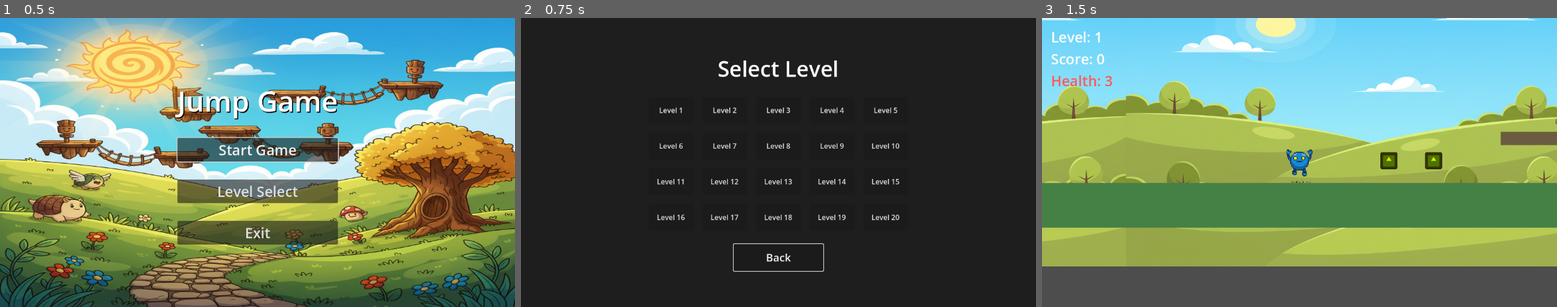
Above: before the commit, frames 1-3 (left to right).
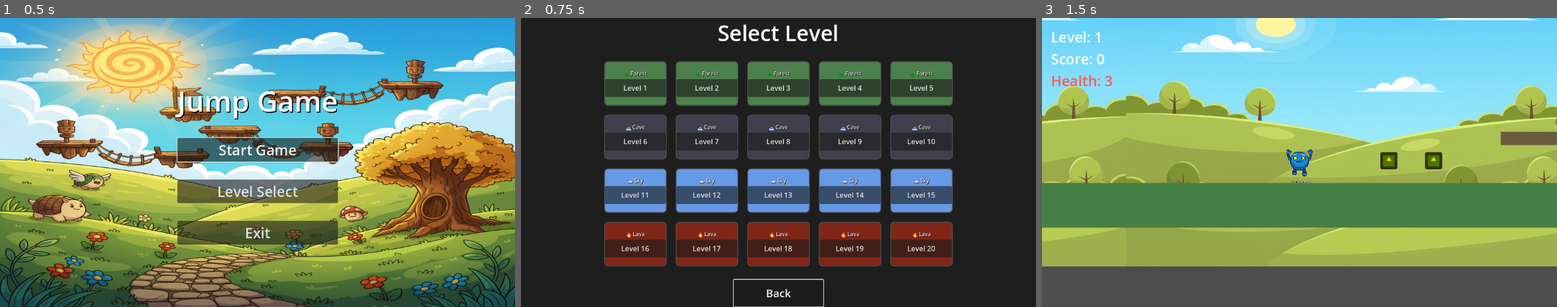
Above: after the commit, the same moments.

Repository: Paul-Hoke/2d-scroller-game
Game: Godot game, scene res://scenes/ui/TitleScreen.tscn
The game is run twice, just before and just after one commit, with the same random seed, the same clock (stepped at 60 frames per second) and the same inputs. The engine's default icon, where the game draws it, is replaced by a stand-in: a white triangle on a blue panel in a dark square.
Inputs:
- Up to frame 1 (0.5 s): no input
- Up to frame 2 (0.75 s): click "Level Select" at 0.5 s
- Up to frame 3 (1.5 s): click "Level 1" at 1.25 s

Frame 1 is identical in both runs. In frame 2, 36% of the frame differs, in the area x 16-84%, y 2-100%; in frame 3, nothing differs.

Commit message:
Add themed preview backgrounds to level select tiles
Enhanced level select screen with visual theme previews:
- Each level tile now shows its theme (Forest, Cave, Sky, Lava)
- Background colors match the level's theme
- Added theme emoji indicators (🌲 🗻 ☁️ 🔥)
- Rounded corners with borders for better visual appeal
- Improved layout with PanelContainer for each tile

Level themes:
- Levels 1-5: Forest theme (green)
- Levels 6-10: Cave theme (gray)
- Levels 11-15: Sky theme (blue)
- Levels 16-20: Lava theme (red/orange)

Fixes #21

Co-Authored-By: Claude Sonnet 4.5 <noreply@anthropic.com>

Diff:
--- a/scripts/ui/LevelSelect.gd
+++ b/scripts/ui/LevelSelect.gd
@@ -10,16 +10,56 @@
 func _generate_buttons():
 	for i in 20:
 		var level_num = i + 1
+
+		# Create button container with preview background
+		var container = PanelContainer.new()
+		container.custom_minimum_size = Vector2(140, 100)
+
+		# Create stylebox for the panel background based on theme
+		var theme_color = _get_theme_color(level_num)
+		var style = StyleBoxFlat.new()
+		style.bg_color = theme_color
+		style.corner_radius_top_left = 8
+		style.corner_radius_top_right = 8
+		style.corner_radius_bottom_left = 8
+		style.corner_radius_bottom_right = 8
+		style.border_width_left = 2
+		style.border_width_right = 2
+		style.border_width_top = 2
+		style.border_width_bottom = 2
+		style.border_color = Color(0.3, 0.3, 0.3, 1)
+
+		container.add_theme_stylebox_override("panel", style)
+
+		# Create VBox for layout
+		var vbox = VBoxContainer.new()
+		vbox.alignment = BoxContainer.ALIGNMENT_CENTER
+		container.add_child(vbox)
+
+		# Add theme label
+		var theme_label = Label.new()
+		theme_label.text = _get_theme_name(level_num)
+		theme_label.horizontal_alignment = HORIZONTAL_ALIGNMENT_CENTER
+		theme_label.add_theme_font_size_override("font_size", 12)
+		theme_label.add_theme_color_override("font_color", Color(0.9, 0.9, 0.9, 1))
+		theme_label.add_theme_color_override("font_shadow_color", Color(0, 0, 0, 0.8))
+		theme_label.add_theme_constant_override("shadow_offset_x", 1)
+		theme_label.add_theme_constant_override("shadow_offset_y", 1)
+		vbox.add_child(theme_label)
+
+		# Add button
 		var btn = Button.new()
 		btn.text = "Level " + str(level_num)
-		btn.custom_minimum_size = Vector2(100, 60)
+		btn.custom_minimum_size = Vector2(120, 40)
 
 		var path = "res://scenes/Main.tscn"
 		if level_num > 1:
 			path = "res://scenes/levels/Level" + str(level_num) + ".tscn"
 
 		btn.pressed.connect(_on_level_pressed.bind(path))
-		grid.add_child(btn)
+		vbox.add_child(btn)
+
+		grid.add_child(container)
 
 func _on_level_pressed(path):
 	get_tree().paused = false
@@ -27,3 +67,27 @@
 
 func _on_back_button_pressed():
 	get_tree().change_scene_to_file("res://scenes/ui/TitleScreen.tscn")
+
+func _get_theme_name(level_num: int) -> String:
+	if level_num > 15:
+		return "🔥 Lava"
+	elif level_num > 10:
+		return "☁️ Sky"
+	elif level_num > 5:
+		return "🗻 Cave"
+	else:
+		return "🌲 Forest"
+
+func _get_theme_color(level_num: int) -> Color:
+	if level_num > 15:
+		# Lava theme - red/orange
+		return Color(0.5, 0.15, 0.1, 1)
+	elif level_num > 10:
+		# Sky theme - blue/white
+		return Color(0.4, 0.6, 0.9, 1)
+	elif level_num > 5:
+		# Cave theme - gray/dark
+		return Color(0.25, 0.25, 0.3, 1)
+	else:
+		# Forest theme - green/brown
+		return Color(0.3, 0.5, 0.3, 1)
